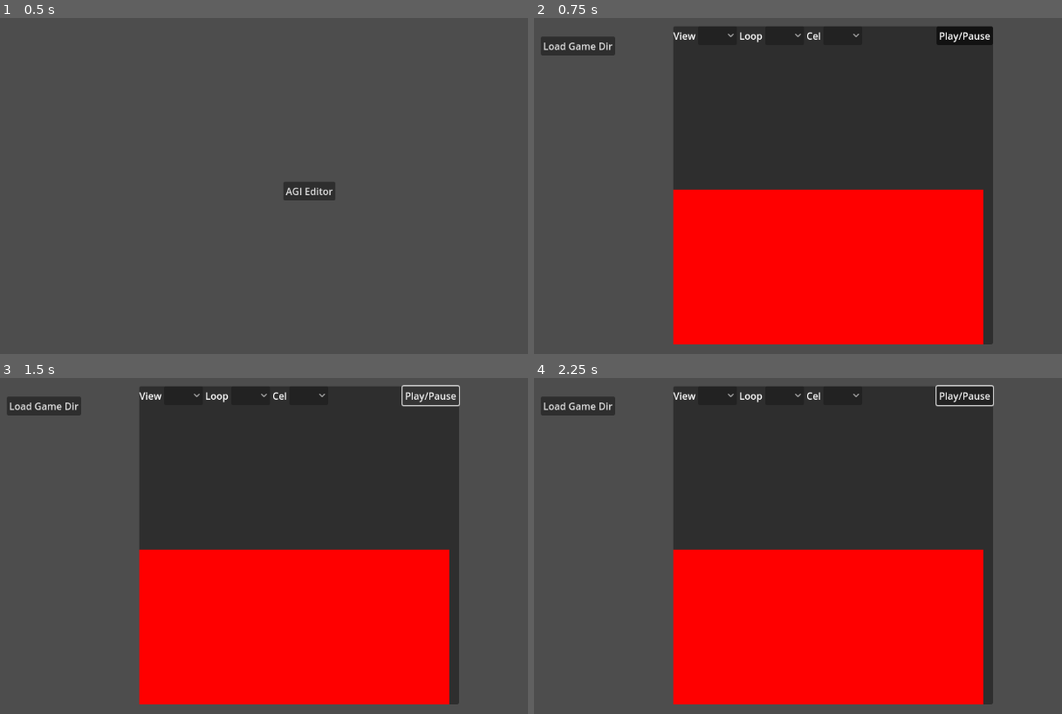
Above: before the commit, frames 1-4 (two rows, left to right).
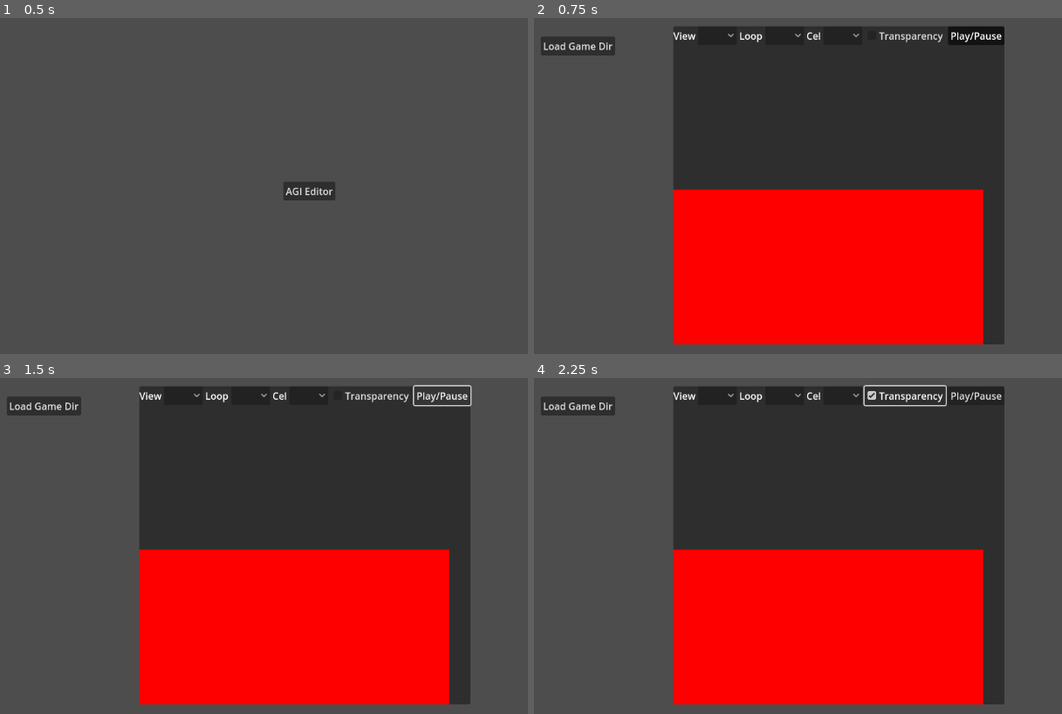
Above: after the commit, the same moments.

Repository: jastadj/agigodot
Game: Godot game, scene res://scenes/main/main.tscn
Same seed, same stepped clock (60 frames per second), same inputs: the game is played once before the commit and once after it.
Inputs (mouse positions are in pixels of both pictures, inside the frame that each line leads up to):
- Up to frame 1 (0.5 s): no input
- Up to frame 2 (0.75 s): click "AGI Editor" at 0.5 s
- Up to frame 3 (1.5 s): click "Play/Pause" at 1.25 s
- Up to frame 4 (2.25 s): click (903, 394) at 2 s, where only the run after the commit has a clickable "Transparency"

Frame 1 is identical in both runs. In frame 2, 2.4% of the frame differs, in the area x 65-90%, y 2-98%; in frame 3, 2.3%; in frame 4, 2.7%, in the area x 62-90%, y 2-98%.

Commit message:
toggle transparency on/off

Diff:
--- a/scenes/agieditor/agieditor.gd
+++ b/scenes/agieditor/agieditor.gd
@@ -3,18 +3,22 @@
 @onready var view_list = $CanvasLayer/ui/Control/PanelContainer/VBoxContainer/HBoxContainer/OptionButtonViews
 @onready var loop_list = $CanvasLayer/ui/Control/PanelContainer/VBoxContainer/HBoxContainer/OptionButtonLoop
 @onready var cel_list = $CanvasLayer/ui/Control/PanelContainer/VBoxContainer/HBoxContainer/OptionButtonCel
-@onready var cel_texture_rect = $CanvasLayer/ui/Control/PanelContainer/VBoxContainer/TextureRectCel
+@onready var cel_transparency = $CanvasLayer/ui/Control/PanelContainer/VBoxContainer/HBoxContainer/CheckBoxTransparency
 @onready var playpause = $CanvasLayer/ui/Control/PanelContainer/VBoxContainer/HBoxContainer/ButtonPlayAnimation
+
+@onready var view_sprite = $CanvasLayer/ui/Control/PanelContainer/VBoxContainer/MarginContainerViewSprite/Sprite2DView
+@onready var container_view_sprite = $CanvasLayer/ui/Control/PanelContainer/VBoxContainer/MarginContainerViewSprite
 
 var image
 var image_texture
 var view_scale = 4
+var view_scale_factor = 0.2
 
 func _ready():
 
 	image = Image.create(64,64, false, Image.FORMAT_RGBA8)
 	image.fill(Color.RED)
-	_update_texture_rect()
+	_update_view_sprite()
 
 	# testing
 	_on_file_dialog_game_dir_dir_selected("res://testdata/pq1")
@@ -24,17 +28,19 @@
 	if event is InputEventMouseButton:
 		if event.pressed:
 			if event.button_index == MOUSE_BUTTON_WHEEL_DOWN:
-				view_scale += 1
-				_update_texture_rect()
+				view_scale -= view_scale * view_scale_factor
+				_update_view_sprite()
 			elif event.button_index == MOUSE_BUTTON_WHEEL_UP:
-				view_scale -= 1
-				_update_texture_rect()
+				view_scale += view_scale * view_scale_factor
+				_update_view_sprite()
 
 
-func _update_texture_rect():
-	image.resize(image.get_width()*view_scale*2, image.get_height()*view_scale, 0)
+func _update_view_sprite():
+	image.resize(image.get_width(), image.get_height(), 0)
 	image_texture = ImageTexture.create_from_image(image)
-	cel_texture_rect.texture = image_texture
+	view_sprite.texture = image_texture
+	view_sprite.scale = Vector2(view_scale*2, view_scale)
+	view_sprite.position = Vector2(0,-view_sprite.get_rect().size.y * view_scale)
 
 func _update_view_list():
 	view_list.clear()
@@ -52,7 +58,7 @@
 	if(view_list.selected < 0 or !System.agi.views[view_list.selected]):
 		cel_list.clear()
 		image.fill(Color.TRANSPARENT)
-		_update_texture_rect()
+		_update_view_sprite()
 		return
 
 	for i in range(0, System.agi.views[view_list.selected]["loops"].size()):
@@ -92,43 +98,18 @@
 	cel_list.select(index)
 
 	var cel = System.agi.views[view_list.selected]["loops"][loop_list.selected]["cels"][index]
-	var pixeldata = PackedByteArray()
 	var curview = System.agi.views[view_list.selected]
 	var curloop = curview["loops"][loop_list.selected]
 	var curcel = curloop["cels"][cel_list.selected]
 
-	#print("offset: 0x%x" % curview["offset"], " loops:", curview["loops"].size())
-	#print("loop:", loop_list.selected, ", cel:", cel_list.selected, ", w:", curcel["w"], ", h:", curcel["h"], ", t:", curcel["t"] )
-
-	var cur_x = 0
-	var line_counter = 0
-	for d in cel["d"]:
-		if d != 0:
-			var runlen = d & 0x0f
-			var color = System.agi.color[ (d & 0xf0) >> 4]
-			cur_x += runlen
-			for run in range(0, runlen):
-				pixeldata.append(color.r8)
-				pixeldata.append(color.g8)
-				pixeldata.append(color.b8)
-				pixeldata.append(color.a8)
-		if d == 0:
-			var color = System.agi.color[ cel["t"]]
-			for run in range(0, cel["w"] - cur_x):
-				pixeldata.append(color.r8)
-				pixeldata.append(color.g8)
-				pixeldata.append(color.b8)
-				pixeldata.append(color.a8)
-			cur_x = 0
-			line_counter += 1
-	#print("h:", cel["h"], ", w:", cel["w"], ", pixels:", pixeldata.size())
+	var pixeldata = View.cel_data_to_pixels(curcel, cel_transparency.button_pressed)
 
 	image = Image.create_from_data( cel["w"], cel["h"], false, Image.FORMAT_RGBA8, pixeldata)
 
 	if cel["m"] & 0x8:
 		if loop_list.selected != (cel["m"] & 0x7):
 			image.flip_x()
-	_update_texture_rect()
+	_update_view_sprite()
 
 func _on_option_button_views_item_selected(index):
 	_select_view(index)
@@ -150,7 +131,3 @@
 func _on_timer_animation_timeout():
 	if playpause.button_pressed:
 		_advance_cel()
-
-
-func _on_button_play_animation_toggled(button_pressed):
-	pass # Replace with function body.
--- a/scenes/agieditor/agieditor.tscn
+++ b/scenes/agieditor/agieditor.tscn
@@ -1,8 +1,6 @@
-[gd_scene load_steps=3 format=3 uid="uid://crjrteng800a8"]
+[gd_scene load_steps=2 format=3 uid="uid://crjrteng800a8"]
 
 [ext_resource type="Script" path="res://scenes/agieditor/agieditor.gd" id="1_lcw7k"]
-
-[sub_resource type="ImageTexture" id="ImageTexture_1kngb"]
 
 [node name="agieditor" type="Node2D"]
 script = ExtResource("1_lcw7k")
@@ -77,6 +75,10 @@
 custom_minimum_size = Vector2(64, 0)
 layout_mode = 2
 
+[node name="CheckBoxTransparency" type="CheckBox" parent="CanvasLayer/ui/Control/PanelContainer/VBoxContainer/HBoxContainer"]
+layout_mode = 2
+text = "Transparency"
+
 [node name="ButtonPlayAnimation" type="Button" parent="CanvasLayer/ui/Control/PanelContainer/VBoxContainer/HBoxContainer"]
 layout_mode = 2
 size_flags_horizontal = 10
@@ -88,10 +90,13 @@
 layout_mode = 2
 size_flags_vertical = 3
 
-[node name="TextureRectCel" type="TextureRect" parent="CanvasLayer/ui/Control/PanelContainer/VBoxContainer"]
+[node name="MarginContainerViewSprite" type="MarginContainer" parent="CanvasLayer/ui/Control/PanelContainer/VBoxContainer"]
 layout_mode = 2
-texture = SubResource("ImageTexture_1kngb")
-stretch_mode = 2
+size_flags_horizontal = 0
+size_flags_vertical = 8
+
+[node name="Sprite2DView" type="Sprite2D" parent="CanvasLayer/ui/Control/PanelContainer/VBoxContainer/MarginContainerViewSprite"]
+centered = false
 
 [node name="TimerAnimation" type="Timer" parent="."]
 wait_time = 0.1
@@ -102,5 +107,4 @@
 [connection signal="item_selected" from="CanvasLayer/ui/Control/PanelContainer/VBoxContainer/HBoxContainer/OptionButtonViews" to="." method="_on_option_button_views_item_selected"]
 [connection signal="item_selected" from="CanvasLayer/ui/Control/PanelContainer/VBoxContainer/HBoxContainer/OptionButtonLoop" to="." method="_on_option_button_loop_item_selected"]
 [connection signal="item_selected" from="CanvasLayer/ui/Control/PanelContainer/VBoxContainer/HBoxContainer/OptionButtonCel" to="." method="_on_option_button_cel_item_selected"]
-[connection signal="toggled" from="CanvasLayer/ui/Control/PanelContainer/VBoxContainer/HBoxContainer/ButtonPlayAnimation" to="." method="_on_button_play_animation_toggled"]
 [connection signal="timeout" from="TimerAnimation" to="." method="_on_timer_animation_timeout"]
